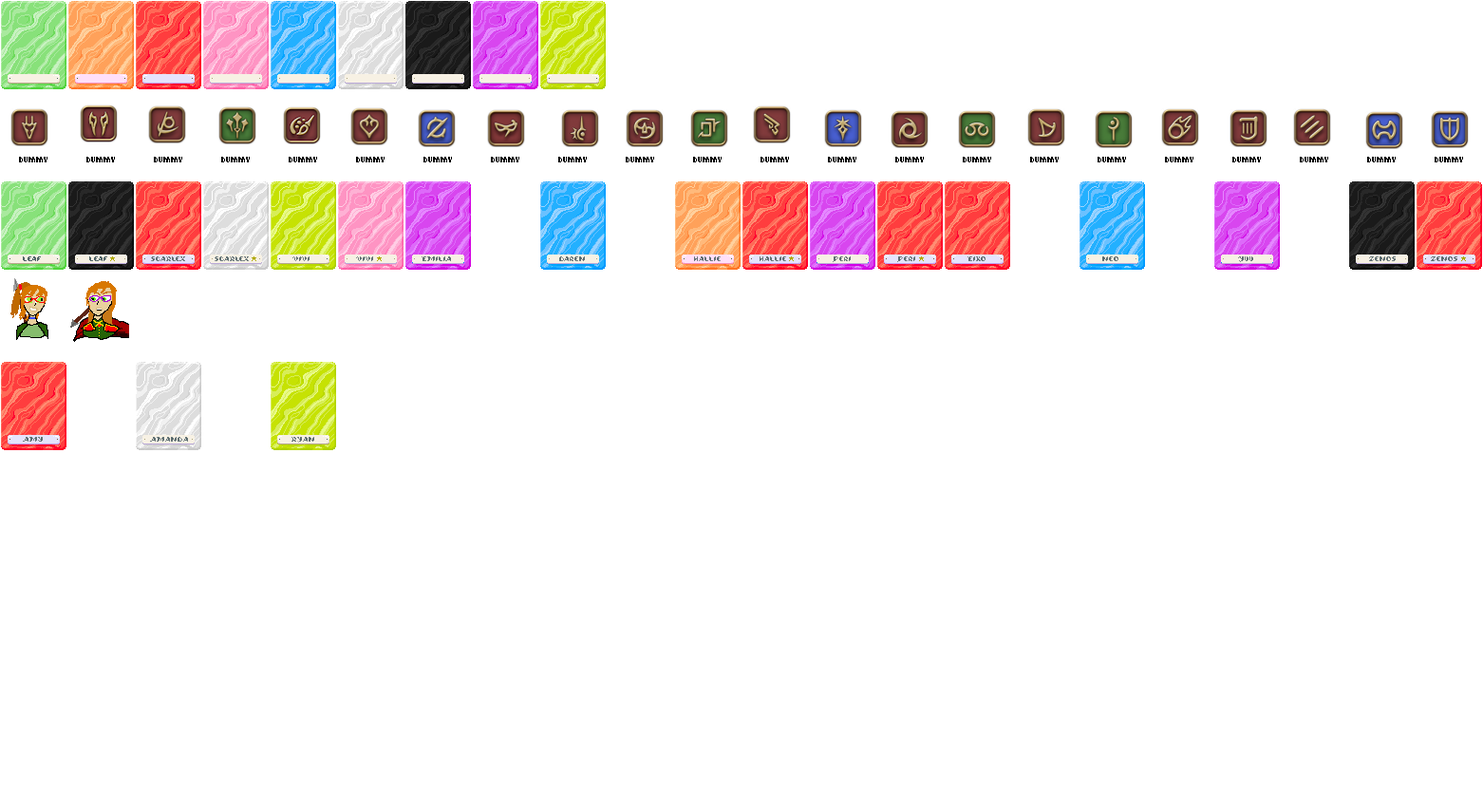
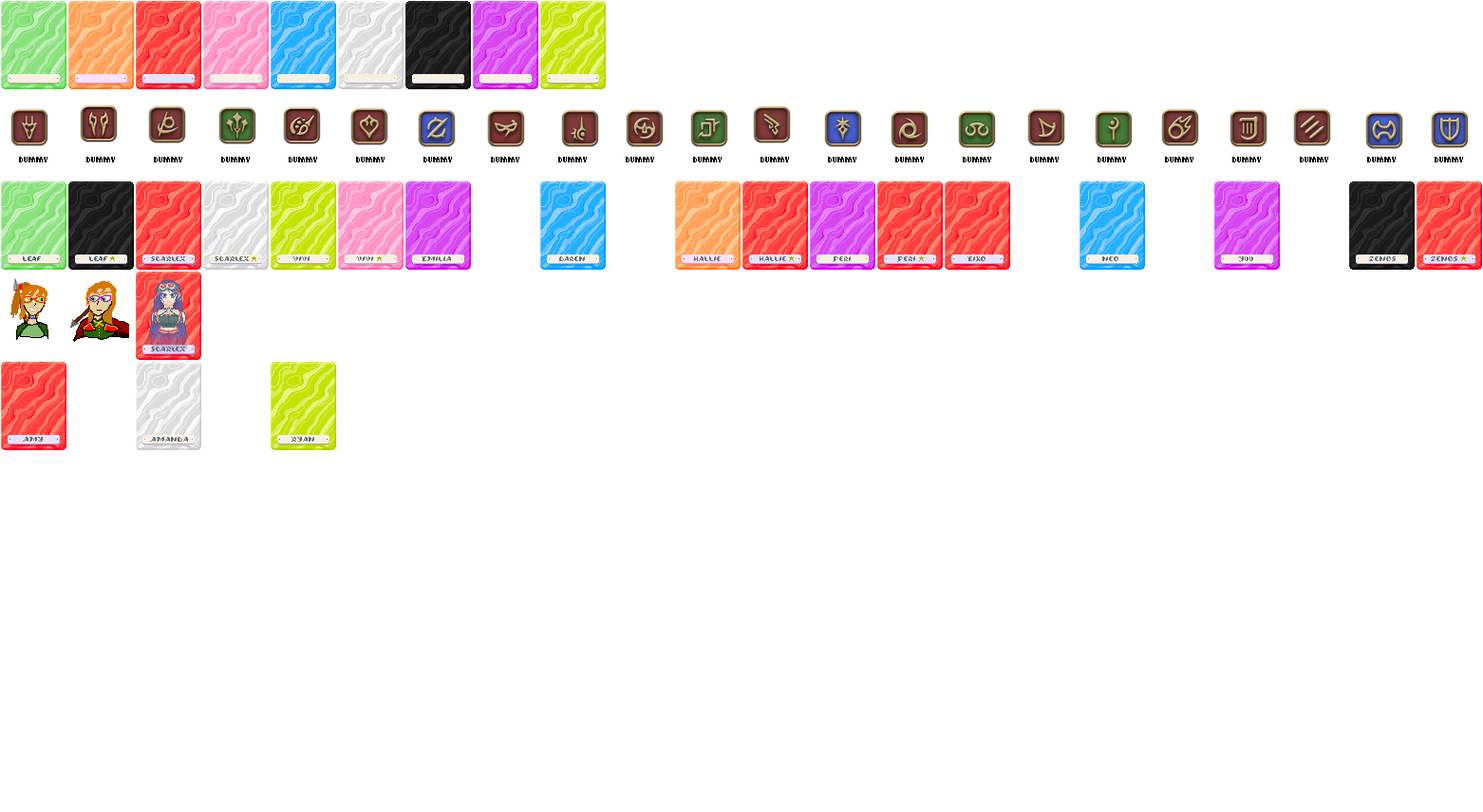
Revision of a layered 1483 × 812 image; what changed, layer by layer:
added layer "Pasted Layer #1" above "legendaries.png" over left=149, top=280, right=188, bottom=357
added layer "Pasted Layer" over left=135, top=271, right=202, bottom=360
